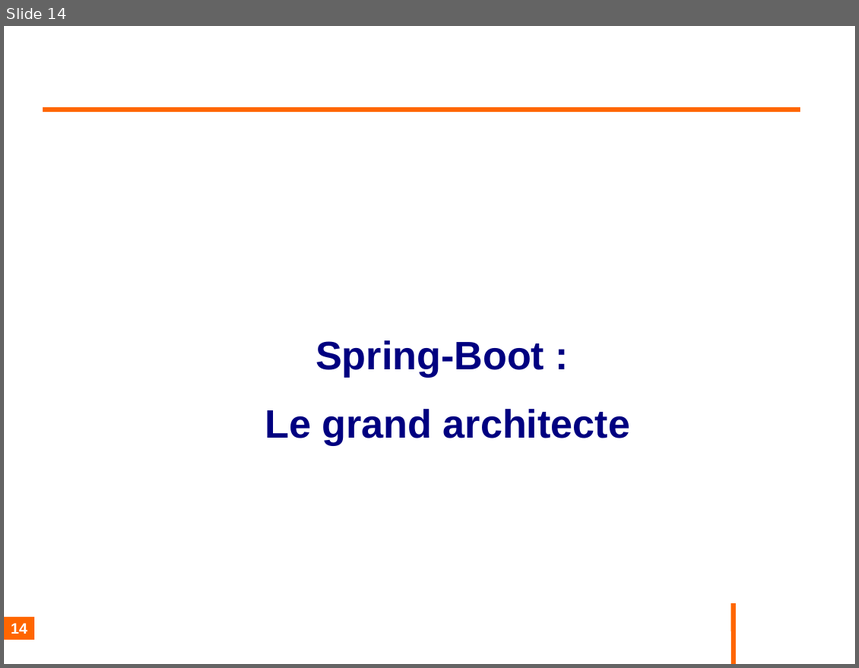
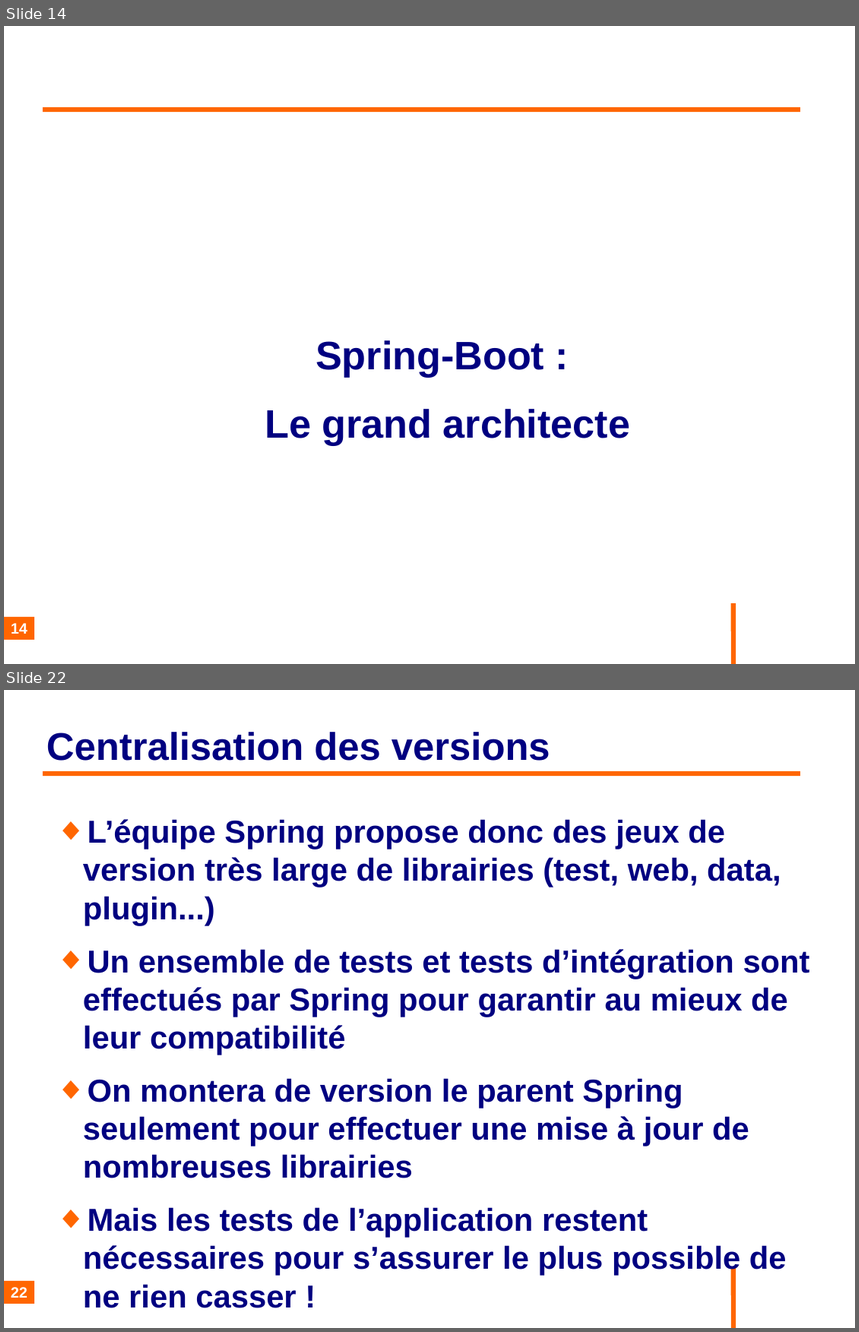
Before and after one commit to philphils/formation-spring-boot, a slide deck: Documentation/diapo_formation_spring_boot.odp. Shown one above the other, each under a label of ours: slide 14 before the commit, slides 14 and 22 after it; the slides between them are not shown. The pictures are 859x668 and 859x1332 pixels, drawn with LibreOffice and Linux fonts; fonts in the diff are those of the drawing; background and template pictures are left out. Boxes give left, top, right and bottom in pixels: in the first picture for what was removed or moved away, otherwise in the second. Text is boxed around its words. In the diff, an @@ line names an element or a change of style, - is before the commit and + after.

```diff
--- a/Documentation/diapo_formation_spring_boot.odp
+++ b/Documentation/diapo_formation_spring_boot.odp
@@ slide 22 added at box(4, 690, 855, 1328), background #FFFFFF; not listed: 1 template element that a slide beside it also shows @@
@@ title added at box(47, 732, 550, 761), 36 pt, text #000080, bold @@
+Centralisation des versions
@@ line added from (43, 774) to (801, 774), #FF6600 4.54 pt @@
@@ text added at box(83, 819, 810, 1309), 29.6 pt, text #000080, bold @@
+◆ L’équipe Spring propose donc des jeux de version très large de librairies (test, web, data, plugin...)
+◆ Un ensemble de tests et tests d’intégration sont effectués par Spring pour garantir au mieux de leur compatibilité
+◆ On montera de version le parent Spring seulement pour effectuer une mise à jour de nombreuses librairies
+◆ Mais les tests de l’application restent nécessaires pour s’assurer le plus possible de ne rien casser !
@@ page number added at box(4, 1282, 34, 1305), fill #FF6600, 14 pt, text #FFFFFF, bold @@
+22
```
Also in this commit, not shown: 9 slides changed, 18 other slides added.
